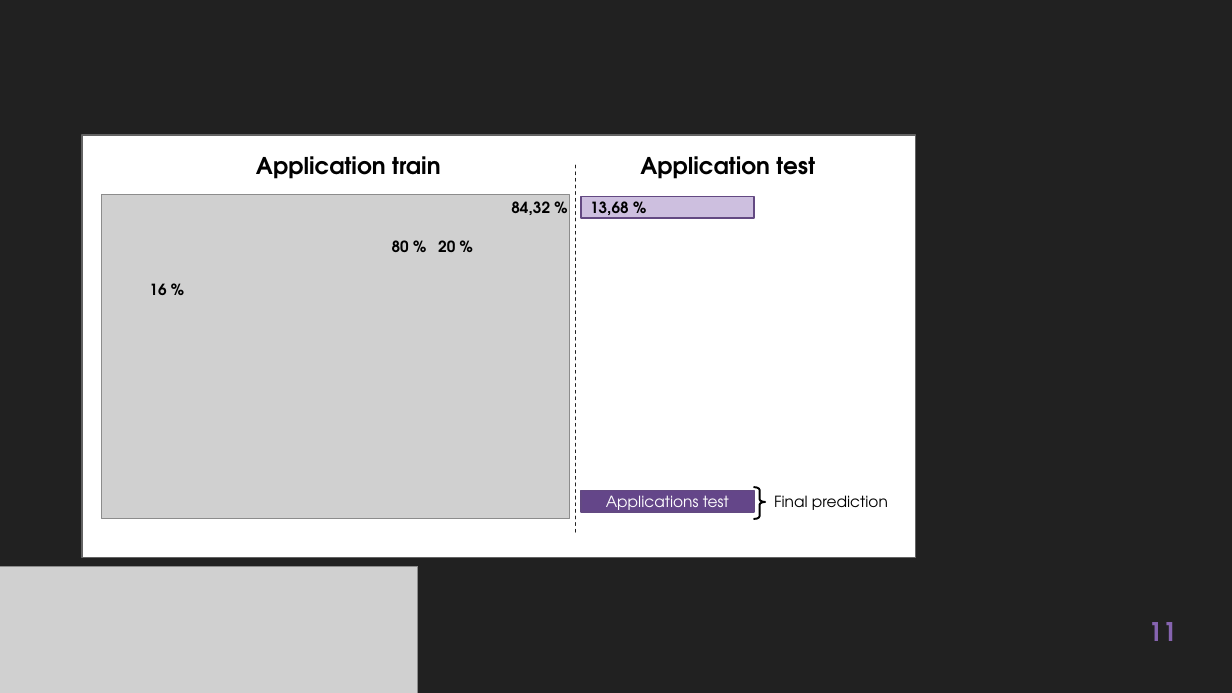
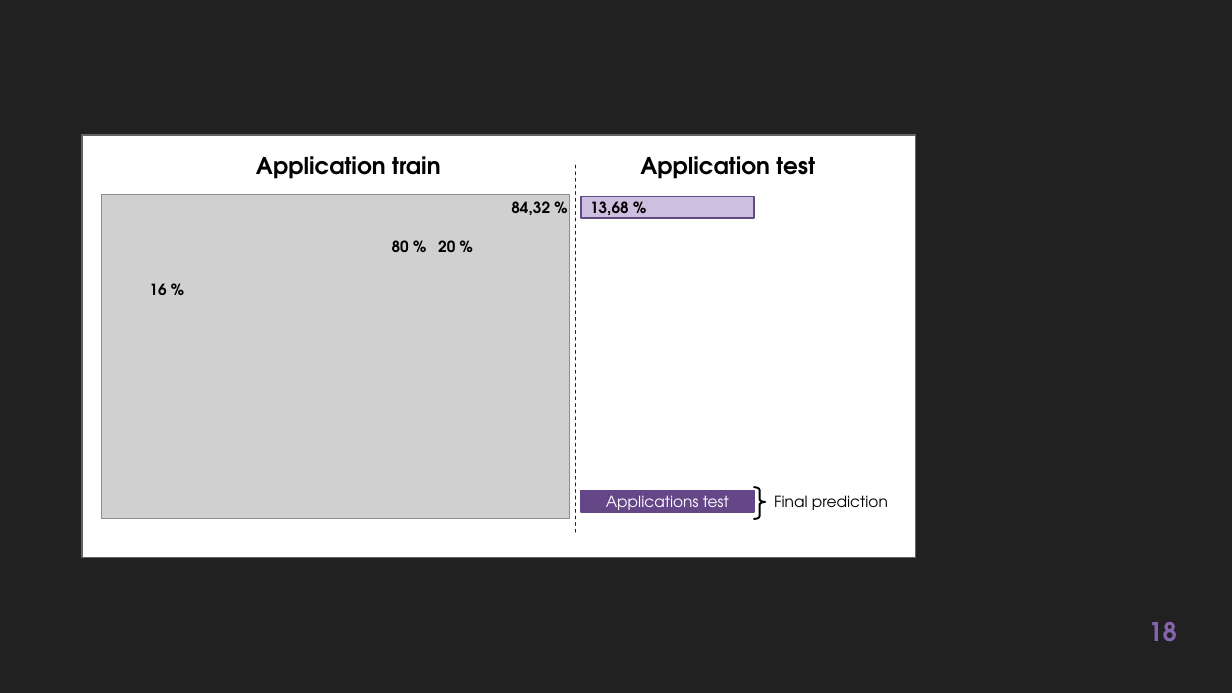
Before and after one commit to EtienneLardeur/P7_Scoring, a slide deck: slide 18 of P7_Support.pptx (slide 11 before the commit). Drawn at 1232x693 pixels with LibreOffice and Linux fonts; fonts in the diff are those of the drawing; grey boxes stand for pictures; background and template pictures are left out. Boxes give left, top, right and bottom in pixels: in the first picture for what was removed or moved away, otherwise in the second. Text is boxed around its words. In the diff, an @@ line names an element or a change of style, - is before the commit and + after.

```diff
--- a/P7_Support.pptx
+++ b/P7_Support.pptx
@@ picture removed at [0,567,418,693] @@
@@ page number at [1148,622,1177,642]: text changed @@
-11
+18
```
Also in this commit, not shown: 10 other slides changed, 2 slides added, 7 slides removed.
